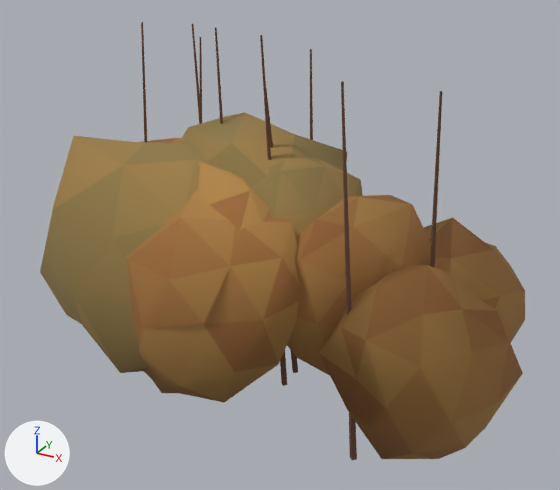
Before and after pictures for a commit that changed the Blender file assets/flora/matorral_b.blend.
Camera for both pictures: a 50 mm lens placed at (1.86, -3.41, 2.6), pointed at (0.05, -0.13, 0.96). The axes (+X, +Y, +Z) are drawn at lower left. The lights are the same throughout. The first picture is the older version.

The first picture shows 'MatorralBCopa', 'MatorralBVarillas'.
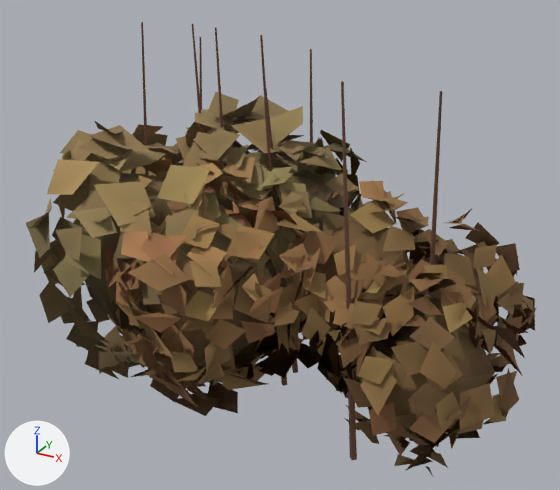
Changed parts and their boxes [x1, y1, x2, y2] in the pictures (560 x 490 px; the box of a moved part takes in the faces that stretch with it):
'MatorralBCopa', reshaped, recoloured, modifiers changed (13% narrower, 20% shorter): before [40, 112, 525, 459]; after [79, 152, 499, 429]
'MatorralBHojas', added (brown): after [26, 92, 537, 476]
part 1 of me_matorralbcopa, moved or reshaped (mostly hidden afterwards): before [179, 112, 347, 187]; after [217, 152, 305, 206]
part 2 of me_matorralbcopa, moved or reshaped: before [319, 265, 523, 459]; after [353, 292, 495, 429]
part 3 of me_matorralbcopa, moved or reshaped (not visible afterwards): before [142, 138, 181, 143]
part 4 of me_matorralbcopa, moved or reshaped (mostly hidden afterwards): before [153, 161, 269, 393]; after [205, 193, 241, 356]
part 5 of me_matorralbcopa, moved or reshaped: before [40, 136, 208, 373]; after [79, 173, 173, 333]
part 6 of me_matorralbcopa, moved or reshaped (mostly hidden afterwards): before [424, 217, 525, 343]; after [414, 248, 499, 330]
part 7 of me_matorralbcopa, moved or reshaped: before [287, 195, 437, 375]; after [292, 220, 403, 340]
part 8 of me_matorralbcopa, moved or reshaped: before [126, 190, 300, 402]; after [142, 250, 282, 374]
part 9 of me_matorralbcopa, moved or reshaped: before [251, 155, 363, 238]; after [265, 175, 340, 231]
part 11 of me_matorralbcopa, recoloured: before [40, 112, 525, 459]; after [79, 152, 499, 429]

The change, as a list of edits to the scene's bpy script:
```text
Add mat_hoja:
    mat_hoja = bpy.data.materials.new('Hoja')
    mat_hoja.use_nodes = True; mat_hoja.node_tree.nodes.clear()
    _N = mat_hoja.node_tree.nodes; _L = mat_hoja.node_tree.links
    n0 = _N.new('ShaderNodeBsdfPrincipled'); n0.name = 'Principled BSDF'
    n0.inputs[2].default_value = 1.0  # 'Roughness'
    n1 = _N.new('ShaderNodeOutputMaterial'); n1.name = 'Material Output'
    n2 = _N.new('ShaderNodeVertexColor'); n2.name = 'Color Attribute'
    n2.layer_name = 'Col'
    _L.new(n0.outputs[0], n1.inputs[0])  # 'BSDF' to 'Surface'
    _L.new(n2.outputs[0], n0.inputs[0])  # 'Color' to 'Base Color'
Change me_matorralbcopa:
    used by ob_matorralbcopa; location = (0.0, 0.0, 0.0)
    remove me_matorralbcopa.from_pydata(...)  # 420 vertices, 800 faces; spans x -1.43..1.36, y -1.02..0.8, z 0.07..1.56
    add me_matorralbcopa.from_pydata(...)  # 420 vertices, 800 faces; spans x -1.27..1.23, y -0.86..0.64, z 0.21..1.38
    me_matorralbcopa part 1: the loose piece of 42 vertices spanning x -0.9..0.23, y -0.38..0.7, z 0.24..1.56 is scaled about its middle by 0.72, then moved by (0.01, 0.0, 0.0)
    me_matorralbcopa part 2: the loose piece of 42 vertices spanning x 0.44..1.36, y -0.71..0.16, z 0.07..1.1 is scaled about its middle by 0.72
    me_matorralbcopa part 3: the loose piece of 42 vertices spanning x -1.43..-0.31, y -0.27..0.8, z 0.13..1.33 is scaled about its middle by 0.72, then moved by (0.0, -0.01, 0.0)
    me_matorralbcopa part 4: the loose piece of 42 vertices spanning x -0.75..0.28, y -0.92..0.09, z 0.17..1.45 is scaled about its middle by 0.72, then moved by (-0.01, 0.01, -0.01)
    me_matorralbcopa part 5: the loose piece of 42 vertices spanning x -1.16..0.09, y -1.02..0.29, z 0.18..1.55 is scaled about its middle by 0.72, then moved by (-0.01, -0.01, 0.01)
    me_matorralbcopa part 6: the loose piece of 42 vertices spanning x 0.41..1.26, y -0.24..0.62, z 0.1..1.16 is scaled about its middle by 0.72, then moved by (0.01, 0.0, 0.0)
    me_matorralbcopa part 7: the loose piece of 42 vertices spanning x -0.04..0.87, y -0.44..0.42, z 0.19..1.26 is scaled about its middle by 0.72, then moved by (0.0, 0.01, 0.0)
    me_matorralbcopa part 8: the loose piece of 42 vertices spanning x -0.64..0.33, y -1.0..-0.03, z 0.24..1.36 is scaled about its middle by 0.72, then moved by (-0.01, 0.0, 0.01)
    me_matorralbcopa part 9: the loose piece of 42 vertices spanning x -0.4..0.4, y -0.3..0.48, z 0.48..1.4 is scaled about its middle by 0.72
    me_matorralbcopa part 10: the loose piece of 42 vertices spanning x -0.83..0.08, y -0.77..0.14, z 0.42..1.37 is scaled about its middle by 0.72, then moved by (0.01, -0.01, 0.0)
    me_matorralbcopa part 11: 800 faces centred in x -1.38..1.33, y -0.95..0.73, z 0.1..1.51 are repainted in the vertex colours; the middle colour goes from brown #9b7440 to brown #705737
Add me_matorralbhojas_001:
    me_matorralbhojas_001.from_pydata(...)  # 5672 vertices, 2836 faces; spans x -1.5..1.4, y -1.12..0.82, z -0.01..1.65
    me_matorralbhojas_001.materials.append(mat_hoja)
Change ob_matorralbcopa:
    add _m = ob_matorralbcopa.modifiers.new('Aligerar', 'DECIMATE')
    add _m.ratio = 0.35
Add ob_matorralbhojas:
    ob_matorralbhojas = bpy.data.objects.new('MatorralBHojas', me_matorralbhojas_001)
    ob_matorralbhojas.location = (0.0, 0.0, 0.0)
```
